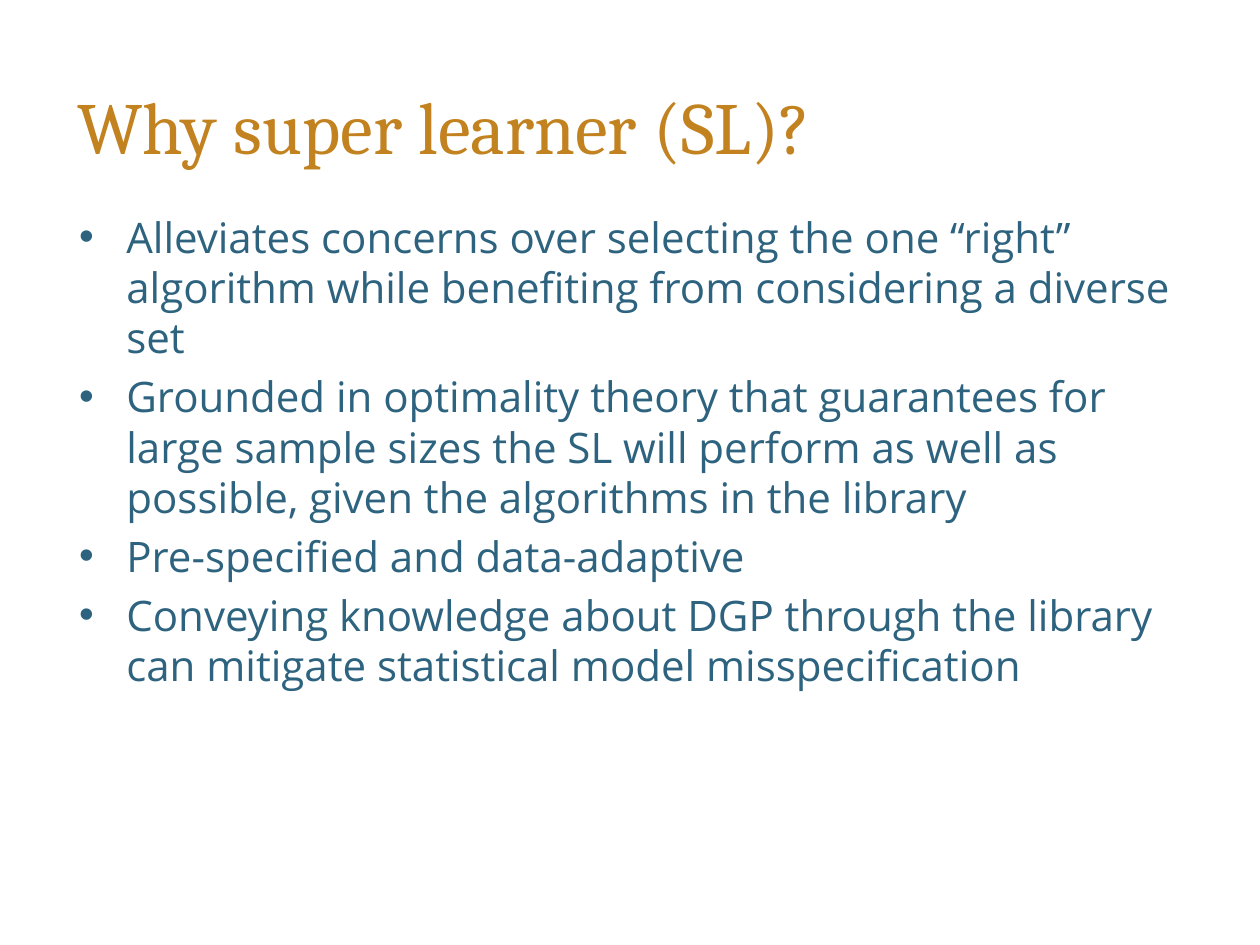
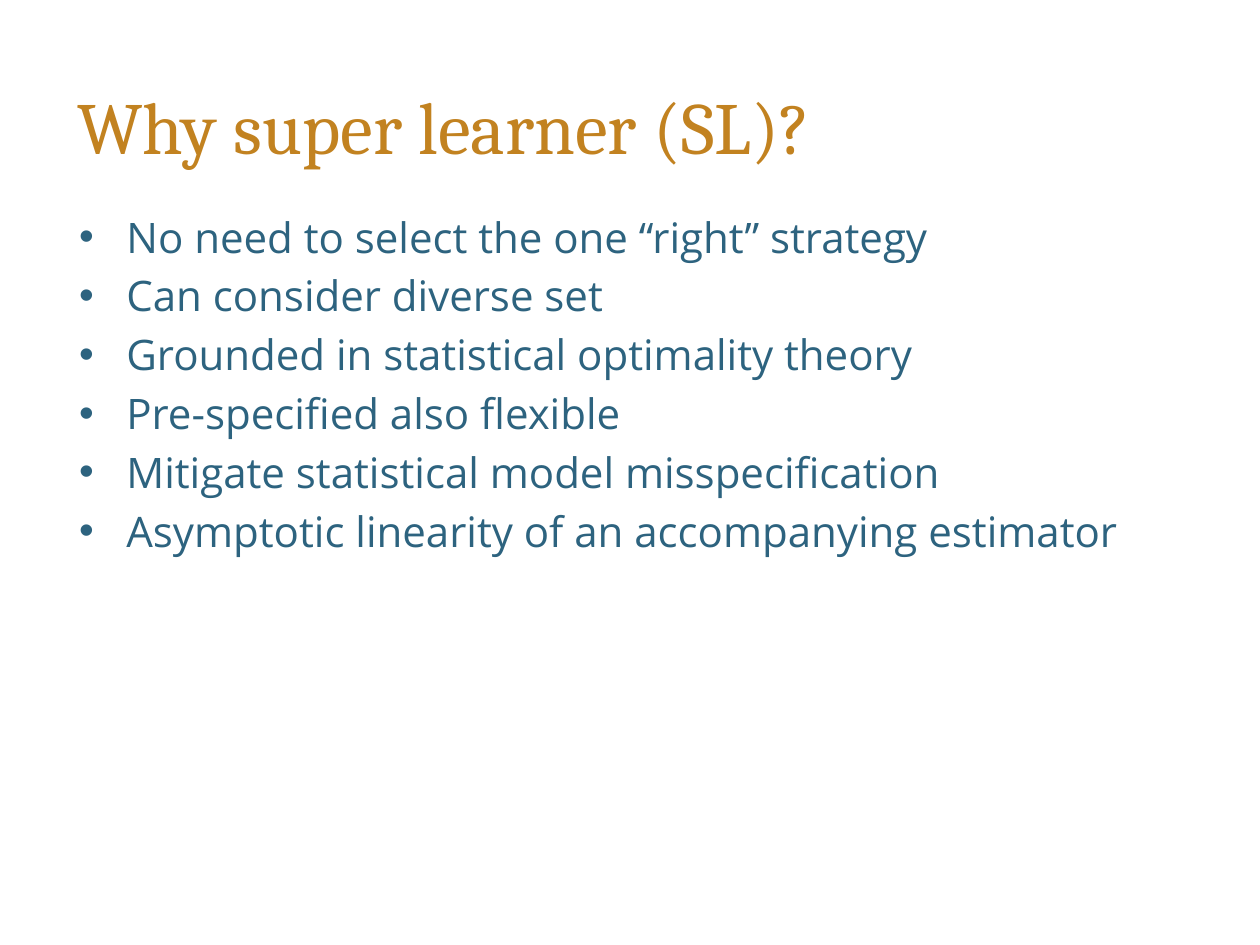
Before and after one commit to tlverse/enar2023-workshop, a slide deck: slide 11 of slides/SL.pptx. Drawn at 1260x945 pixels with LibreOffice and Linux fonts; fonts in the diff are those of the drawing; background and template pictures are left out. Boxes give left, top, right and bottom in pixels: in the first picture for what was removed or moved away, otherwise in the second. Text is boxed around its words. In the diff, an @@ line names an element or a change of style, - is before the commit and + after.

Commit message:
add slides

```diff
--- a/slides/SL.pptx
+++ b/slides/SL.pptx
@@ text at [126, 221, 1117, 557]: text changed @@
-• Alleviates concerns over selecting the one “right” algorithm while benefiting from considering a diverse set
-• Grounded in optimality theory that guarantees for large sample sizes the SL will perform as well as possible, given the algorithms in the library
-• Pre-specified and data-adaptive
-• Conveying knowledge about DGP through the library can mitigate statistical model misspecification
+• No need to select the one “right” strategy
+• Can consider diverse set
+• Grounded in statistical optimality theory
+• Pre-specified also flexible
+• Mitigate statistical model misspecification
+• Asymptotic linearity of an accompanying estimator
```
Also in this commit, not shown: 4 other slides changed, 13 slides removed, 1 other file.
